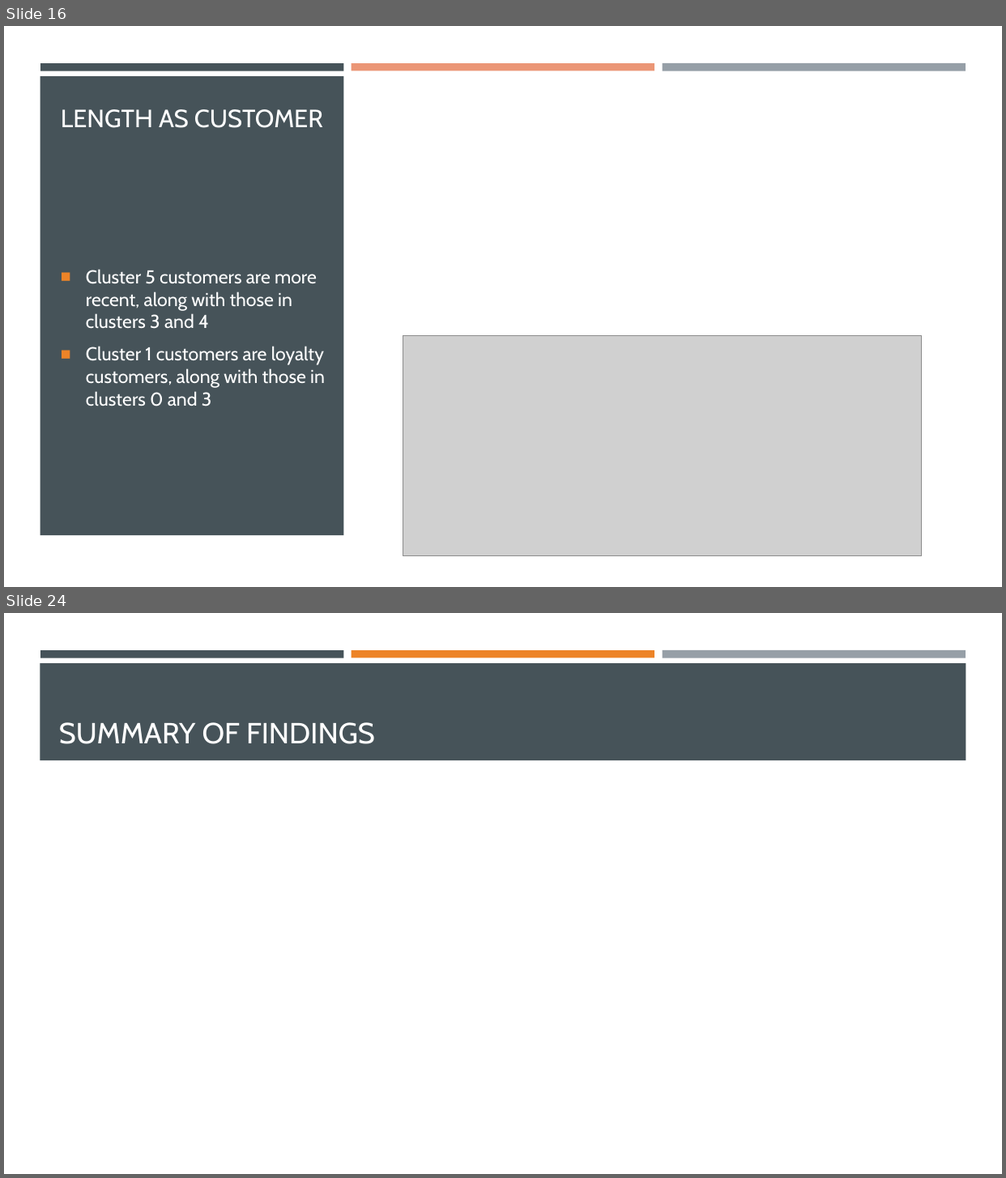
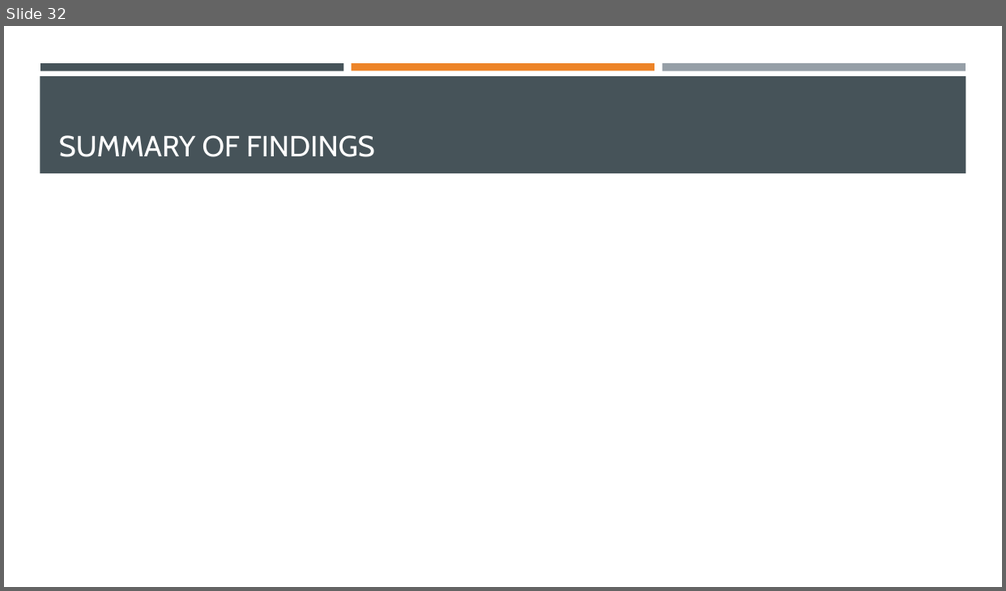
Before and after one commit to dapopov-st/store-customer-segmentation, a slide deck: Customer-Segmentation-Presentation.pptx. Shown one above the other, each under a label of ours: slides 16 and 24 before the commit, slide 32 after it; the slides between them are not shown. The pictures are 1006x1178 and 1006x591 pixels, drawn with LibreOffice and Linux fonts; fonts in the diff are those of the drawing; grey boxes stand for pictures. Boxes give left, top, right and bottom in pixels: in the first picture for what was removed or moved away, otherwise in the second. Text is boxed around its words. In the diff, an @@ line names an element or a change of style, - is before the commit and + after.

```diff
--- a/Customer-Segmentation-Presentation.pptx
+++ b/Customer-Segmentation-Presentation.pptx
@@ slide 16 removed at (4,26,1002,587), background #FFFFFF; not listed: 3 template elements that a slide beside it also shows @@
@@ rectangle removed at (351,63,654,71) @@
@@ rectangle removed at (4,76,1002,587) @@
@@ rectangle removed at (40,76,343,535) @@
@@ title removed at (61,109,323,128) @@
-LENGTH AS CUSTOMER
@@ text removed at (86,269,325,407) @@
-■ Cluster 5 customers are more recent, along with those in clusters 3 and 4
-■ Cluster 1 customers are loyalty customers, along with those in clusters 0 and 3
@@ picture removed at (403,336,921,557) @@
@@ what was slide 24 is now slide 32 @@
```
Also in this commit, not shown: 20 slides added, 9 other slides removed, 2 other files.
